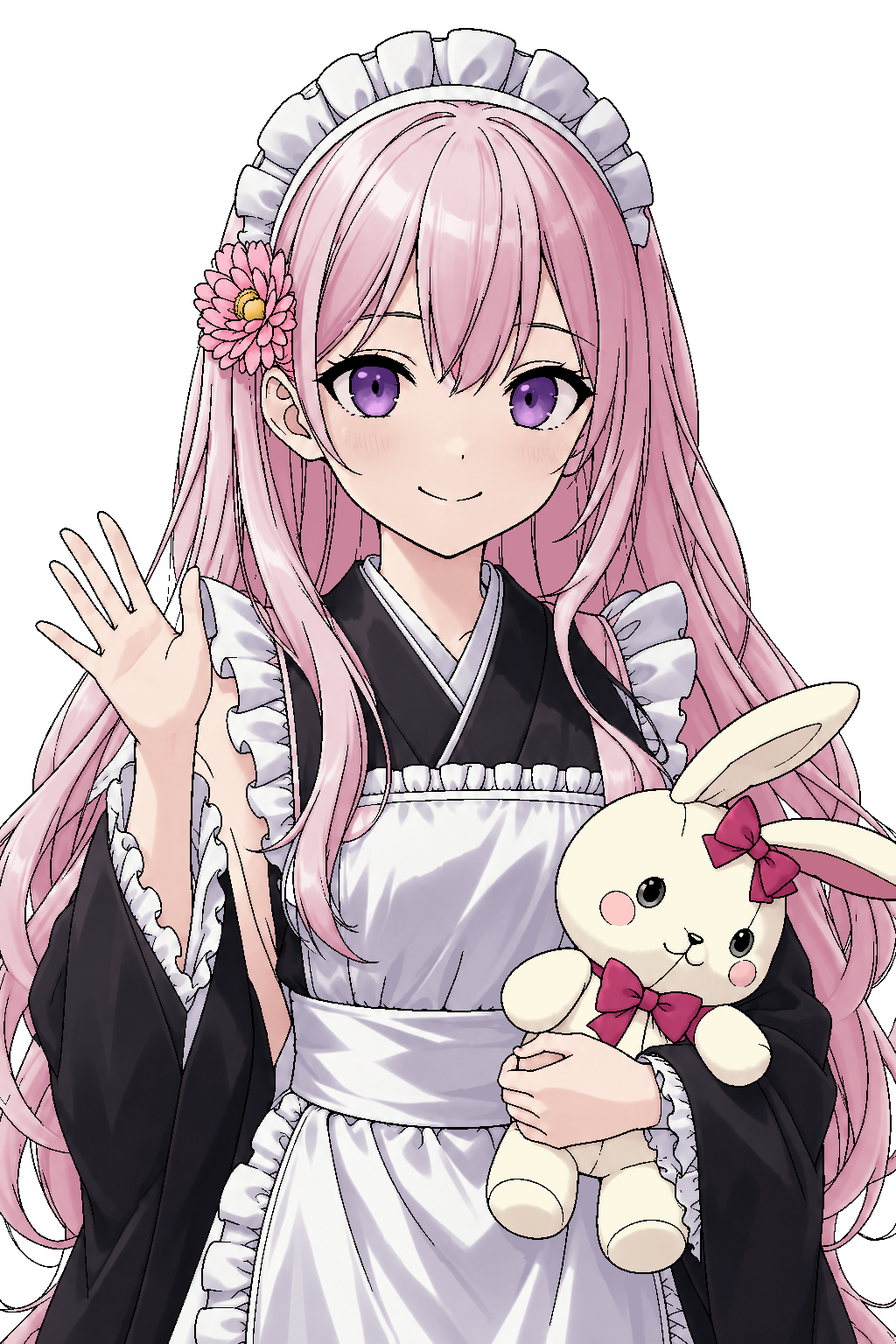
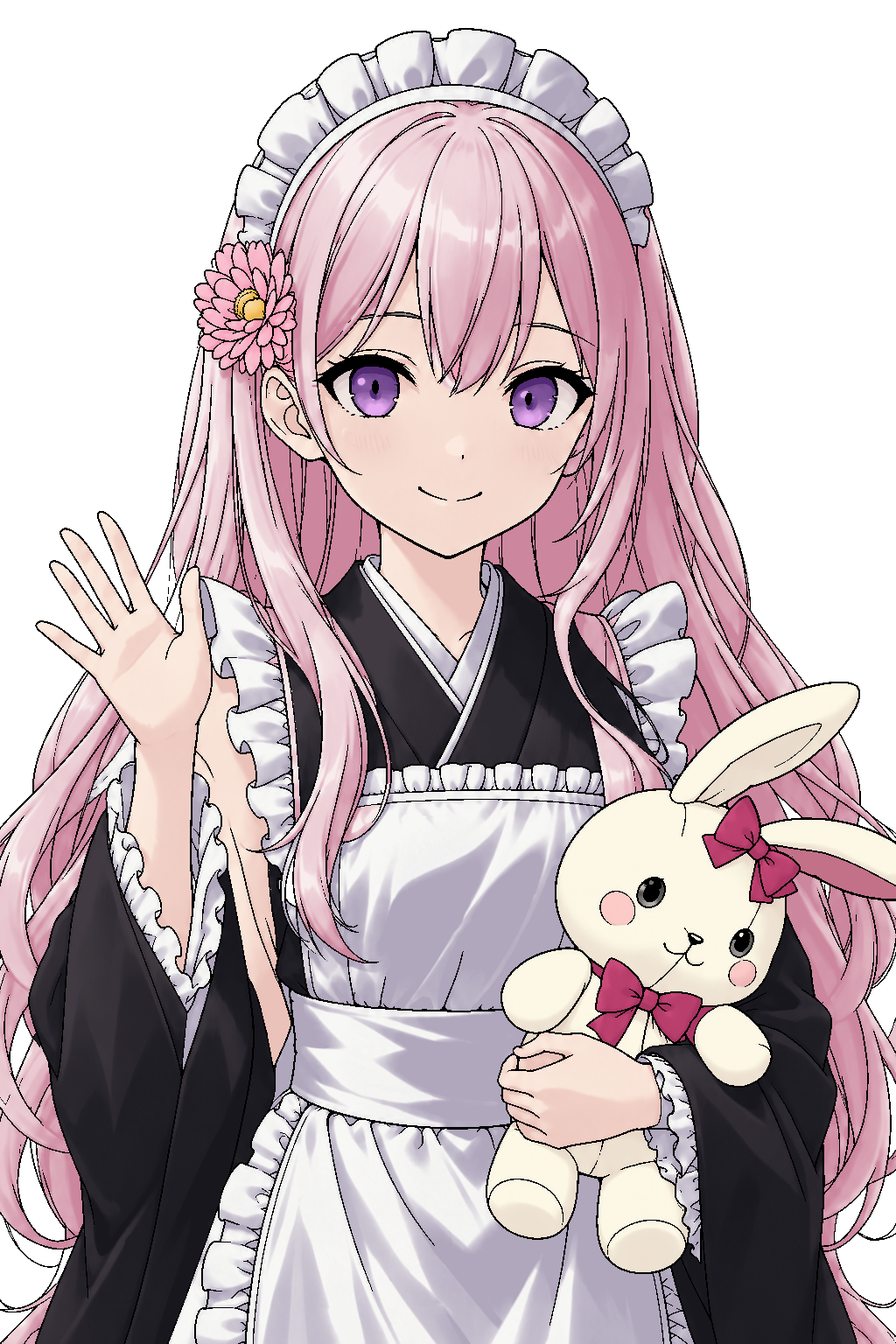
Two versions of the same layered image (896px x 1344px). Layer-by-layer changes:
painted on "上げた手と腕_Highlight" over [35, 511, 260, 962]
painted on "上げた手と腕_Shadow" over [49, 529, 293, 1067]
painted on "上げた手と腕_Base" over [35, 511, 293, 1067]
painted on "顔・耳_Shadow" over [260, 246, 594, 558]
painted on "顔・耳_Base" over [260, 246, 594, 558]
painted on "画面右の長い髪_Highlight" over [591, 220, 896, 1344]
painted on "画面右の長い髪_Shadow" over [72, 205, 896, 1344]
painted on "画面右の長い髪_Base" over [72, 205, 896, 1344]
painted on "画面左の長い髪_Highlight" over [0, 204, 391, 1344]
painted on "画面左の長い髪_Shadow" over [0, 215, 841, 1344]
painted on "画面左の長い髪_Base" over [0, 204, 841, 1344]
painted on "前髪_Highlight" over [281, 100, 658, 791]
painted on "前髪_Shadow" over [272, 100, 667, 791]
painted on "前髪_Base" over [272, 100, 667, 791]
painted on "エプロン裾フリル_Highlight" over [195, 1088, 702, 1344]
painted on "エプロン裾フリル_Shadow" over [195, 1088, 702, 1344]
painted on "エプロン裾フリル_Base" over [195, 1088, 702, 1344]
painted on "エプロン裾_Highlight" over [167, 1103, 577, 1344]
painted on "エプロン裾_Shadow" over [168, 1103, 664, 1344]
painted on "エプロン裾_Base" over [167, 1103, 664, 1344]
painted on "着物の袖・画面左_Highlight" over [28, 810, 307, 1344]
painted on "着物の袖・画面左_Shadow" over [33, 862, 308, 1344]
painted on "着物の袖・画面左_Base" over [28, 810, 308, 1344]
painted on "背景_Base" over [0, 32, 896, 1336]
…and 81 more changes (3 added, 71 painted, 7 removed)
